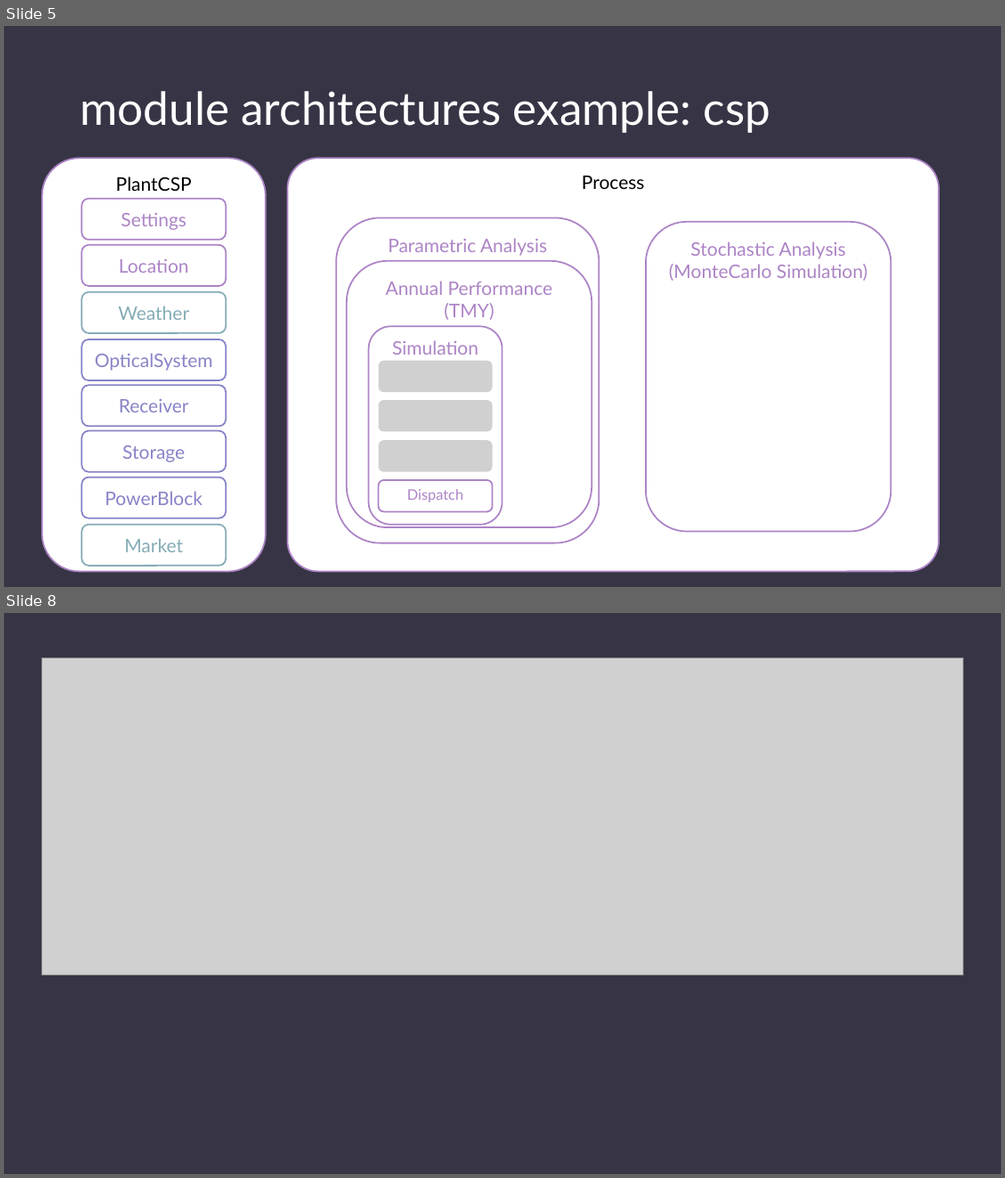
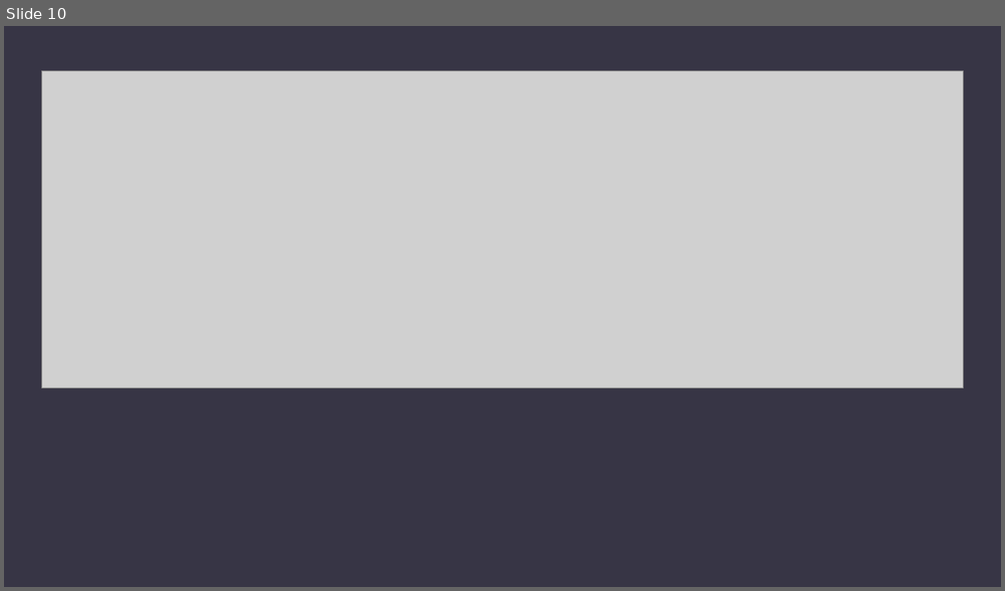
Before and after one commit to DavidSaldivia/antupy, a slide deck: tuts/prezzo/antupy.pptx. Shown one above the other, each under a label of ours: slides 5 and 8 before the commit, slide 10 after it; the slides between them are not shown. The pictures are 1005x1178 and 1005x591 pixels, drawn with LibreOffice and Linux fonts; fonts in the diff are those of the drawing; grey boxes stand for pictures. Boxes give left, top, right and bottom in pixels: in the first picture for what was removed or moved away, otherwise in the second. Text is boxed around its words. In the diff, an @@ line names an element or a change of style, - is before the commit and + after.

```diff
--- a/tuts/prezzo/antupy.pptx
+++ b/tuts/prezzo/antupy.pptx
@@ slide 5 removed at bbox=[4, 26, 1001, 587], background #373545 @@
@@ title removed at bbox=[80, 91, 770, 133] @@
-module architectures example: csp
@@ rounded rectangle removed at bbox=[287, 158, 938, 572] @@
-Process
@@ rounded rectangle removed at bbox=[336, 218, 599, 543] @@
-Parametric Analysis
@@ rounded rectangle removed at bbox=[646, 222, 890, 532] @@
-Stochastic Analysis
-(MonteCarlo Simulation)
@@ group removed at bbox=[42, 159, 266, 572]: 9 rounded rectangles @@
-PlantCSP
-Weather
-Receiver
-Storage
-PowerBlock
-OpticalSystem
-Market
-Settings
-Location
@@ rounded rectangle removed at bbox=[347, 261, 591, 527] @@
-Annual Performance (TMY)
@@ group removed at bbox=[369, 327, 502, 524]: 3 pictures, 2 rounded rectangles @@
-Simulation
-Dispatch
@@ what was slide 8 is now slide 10 @@
```
Also in this commit, not shown: 3 slides changed, 7 slides added, 3 other slides removed, 5 other files.
